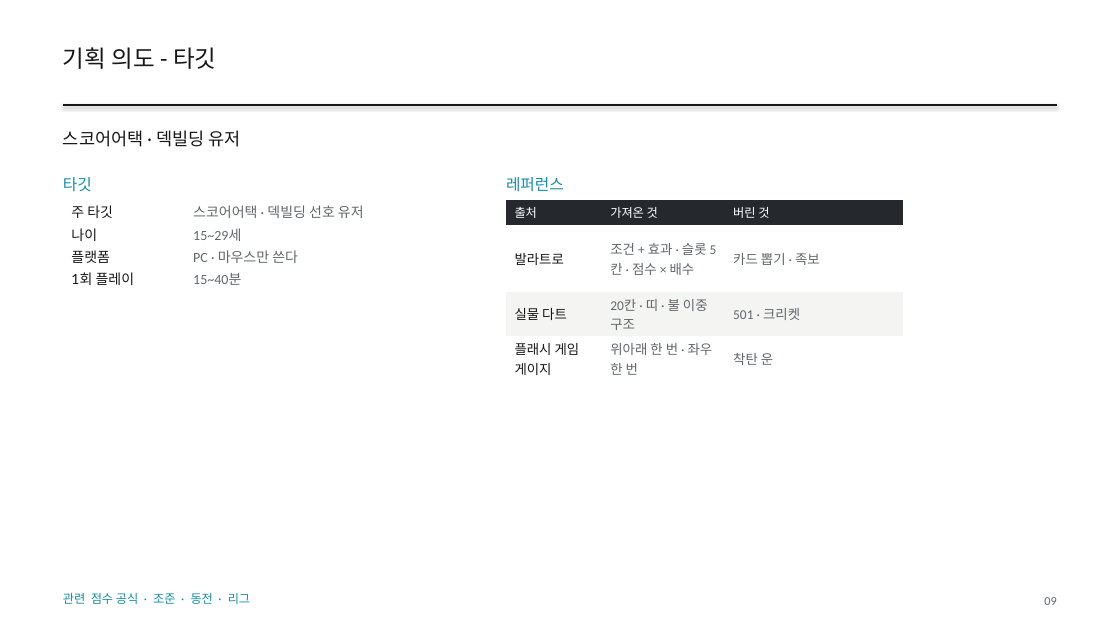
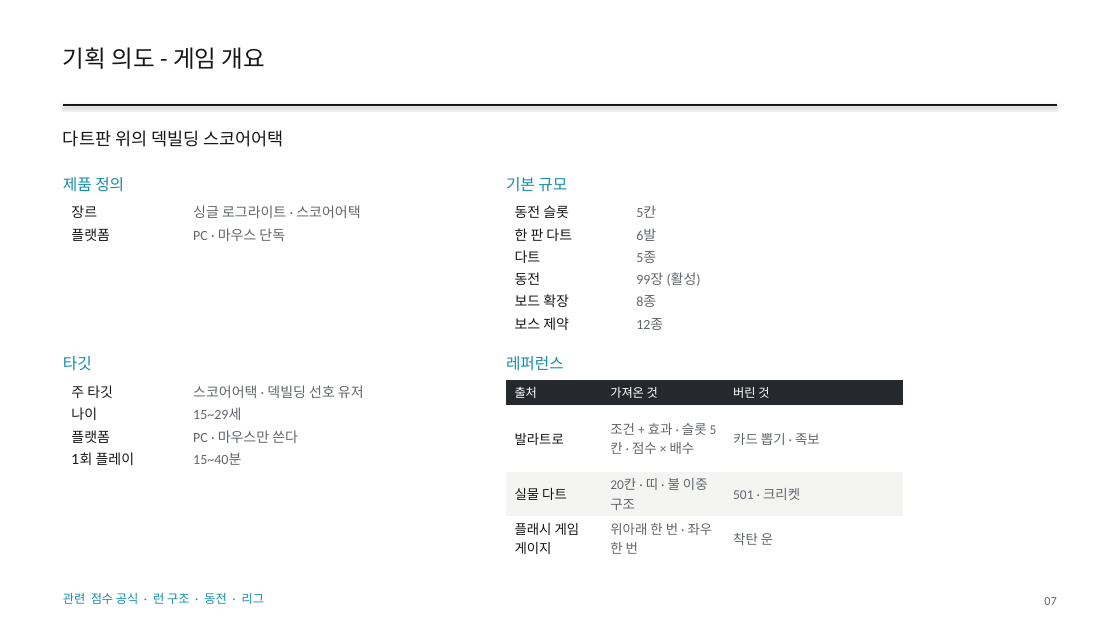
Before and after one commit to GGbong69/test-03, a slide deck: slide 7 of docs/HIGHTONE_기획서.pptx (slide 9 before the commit). Drawn at 1120x630 pixels with LibreOffice and Linux fonts; fonts in the diff are those of the drawing. Boxes give left, top, right and bottom in pixels: in the first picture for what was removed or moved away, otherwise in the second. Text is boxed around its words. In the diff, an @@ line names an element or a change of style, - is before the commit and + after.

```diff
--- a/docs/HIGHTONE_기획서.pptx
+++ b/docs/HIGHTONE_기획서.pptx
@@ text at (x1=63, y1=47, x2=265, y2=69): text changed @@
-기획 의도 - 타깃
+기획 의도 - 게임 개요
@@ text at (x1=63, y1=130, x2=283, y2=147): text changed @@
-스코어어택 · 덱빌딩 유저
+다트판 위의 덱빌딩 스코어어택
@@ text at (x1=63, y1=177, x2=124, y2=192): text changed @@
-타깃
+제품 정의
@@ text at (x1=506, y1=177, x2=567, y2=192): text changed @@
-레퍼런스
+기본 규모
@@ table at (x1=63, y1=200, x2=460, y2=245) @@
-row 1: 주 타깃 | 스코어어택 · 덱빌딩 선호 유저
-row 2: 나이 | 15~29세
-row 3: 플랫폼 | PC · 마우스만 쓴다
-row 4: 1회 플레이 | 15~40분
+row 1: 장르 | 싱글 로그라이트 · 스코어어택
+row 2: 플랫폼 | PC · 마우스 단독
@@ table added at (x1=507, y1=200, x2=903, y2=334), 6 rows, 2 columns @@
+동전 슬롯 | 5칸
+한 판 다트 | 6발
+다트 | 5종
+동전 | 99장 (활성)
+보드 확장 | 8종
+보스 제약 | 12종
@@ text added at (x1=63, y1=356, x2=92, y2=371), 13.5 pt, text #168DA8 @@
+타깃
@@ text added at (x1=506, y1=356, x2=564, y2=371), 13.5 pt, text #168DA8 @@
+레퍼런스
@@ table added at (x1=63, y1=380, x2=460, y2=469), 4 rows, 2 columns @@
+주 타깃 | 스코어어택 · 덱빌딩 선호 유저
+나이 | 15~29세
+플랫폼 | PC · 마우스만 쓴다
+1회 플레이 | 15~40분
@@ table moved from (x1=507, y1=200, x2=903, y2=381) to (x1=507, y1=380, x2=903, y2=560) @@
@@ text at (x1=63, y1=593, x2=264, y2=604): text changed @@
-관련 점수 공식 · 조준 · 동전 · 리그
+관련 점수 공식 · 런 구조 · 동전 · 리그
@@ text at (x1=1044, y1=597, x2=1056, y2=605): text changed @@
-09
+07
```
Also in this commit, not shown: 38 other slides changed, 5 slides removed, 3 other files.
